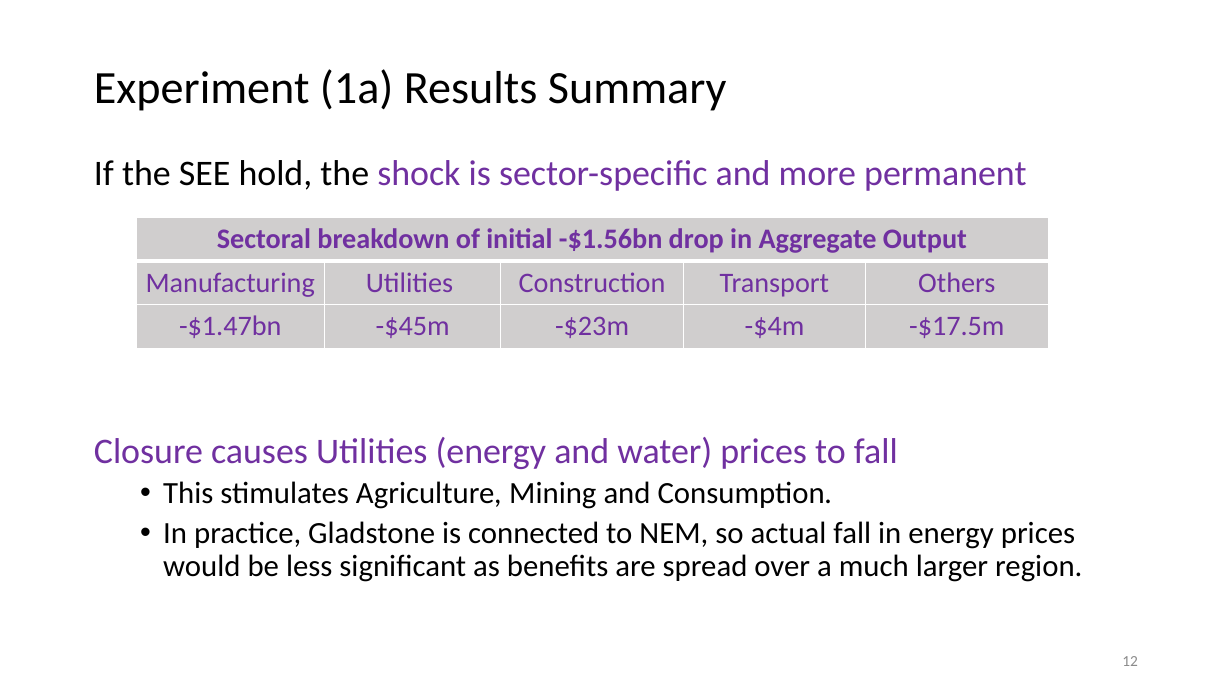
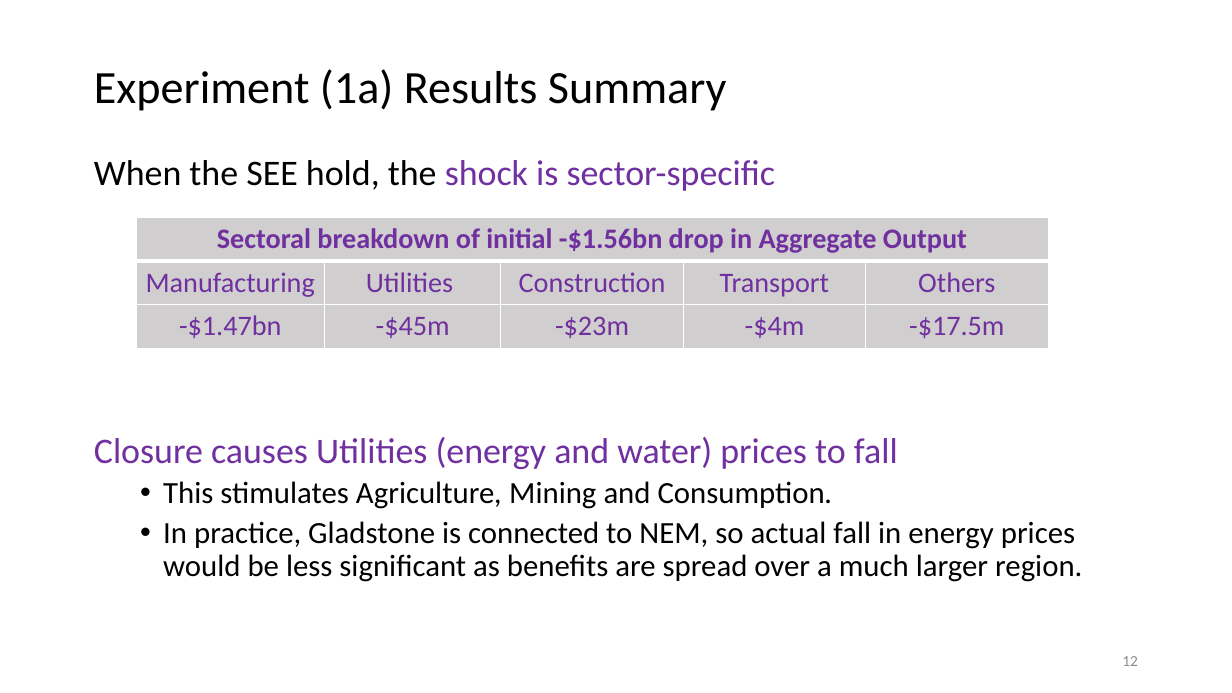
Before and after one commit to patrickocal/gladstone, a slide deck: slide 12 of powerpoint/glad-slides.pptx. Drawn at 1232x693 pixels with LibreOffice and Linux fonts; fonts in the diff are those of the drawing. Boxes give left, top, right and bottom in pixels: in the first picture for what was removed or moved away, otherwise in the second. Text is boxed around its words. In the diff, an @@ line names an element or a change of style, - is before the commit and + after.

```diff
--- a/powerpoint/glad-slides.pptx
+++ b/powerpoint/glad-slides.pptx
@@ text at [94,160,775,191]: text changed @@
-If the SEE hold, the shock is sector-specific and more permanent
+When the SEE hold, the shock is sector-specific
```
Also in this commit, not shown: 8 other slides changed, 1 other file.
